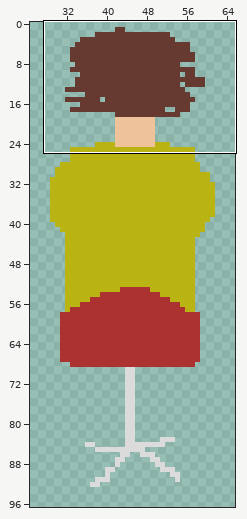
Sprite sheet: assets/helmsman.png. Above, an overview of the earlier version with the close-up marked.
Close-up. Old version:
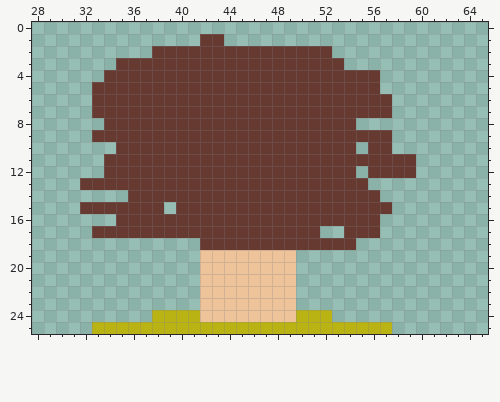
The file is 400x400 pixels, drawn in blocks of 4x4; one block is one cell here. Shown: x 28..65, y 0..25. The wide view leaves out empty margins.
Now the later version:
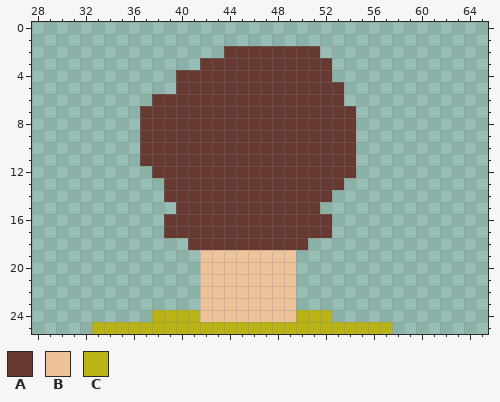
Palette (. is transparent): A #663931  B #eec39a  C #bab314
What changed:
@@ x 28..65 @@
  0 ......................................
- 1 ..............AA......................
- 2 ..........AAAAAAAAAAAAAAA.............
- 3 .......AAAAAAAAAAAAAAAAAAA............
- 4 ......AAAAAAAAAAAAAAAAAAAAAAA.........
- 5 .....AAAAAAAAAAAAAAAAAAAAAAAA.........
- 6 .....AAAAAAAAAAAAAAAAAAAAAAAAA........
- 7 .....AAAAAAAAAAAAAAAAAAAAAAAAA........
- 8 ......AAAAAAAAAAAAAAAAAAAAA...........
- 9 .....AAAAAAAAAAAAAAAAAAAAAAAAA........
-10 .......AAAAAAAAAAAAAAAAAAAA.AA........
-11 ......AAAAAAAAAAAAAAAAAAAAAAAAAA......
-12 ......AAAAAAAAAAAAAAAAAAAAA.AAAA......
-13 ....AAAAAAAAAAAAAAAAAAAAAAAA..........
-14 ........AAAAAAAAAAAAAAAAAAAAA.........
-15 ....AAAAAAA.AAAAAAAAAAAAAAAAAA........
-16 .......AAAAAAAAAAAAAAAAAAAAAA.........
-17 .....AAAAAAAAAAAAAAAAAAA..AAA.........
-18 ..............AAAAAAAAAAAAA...........
+ 1 ......................................
+ 2 ................AAAAAAAA..............
+ 3 ..............AAAAAAAAAAA.............
+ 4 ............AAAAAAAAAAAAA.............
+ 5 ............AAAAAAAAAAAAAA............
+ 6 ..........AAAAAAAAAAAAAAAA............
+ 7 .........AAAAAAAAAAAAAAAAAA...........
+ 8 .........AAAAAAAAAAAAAAAAAA...........
+ 9 .........AAAAAAAAAAAAAAAAAA...........
+10 .........AAAAAAAAAAAAAAAAAA...........
+11 .........AAAAAAAAAAAAAAAAAA...........
+12 ..........AAAAAAAAAAAAAAAAA...........
+13 ...........AAAAAAAAAAAAAAA............
+14 ...........AAAAAAAAAAAAAA.............
+15 ............AAAAAAAAAAAA..............
+16 ...........AAAAAAAAAAAAAA.............
+17 ...........AAAAAAAAAAAAAA.............
+18 .............AAAAAAAAAA...............
 19 ..............BBBBBBBB................
